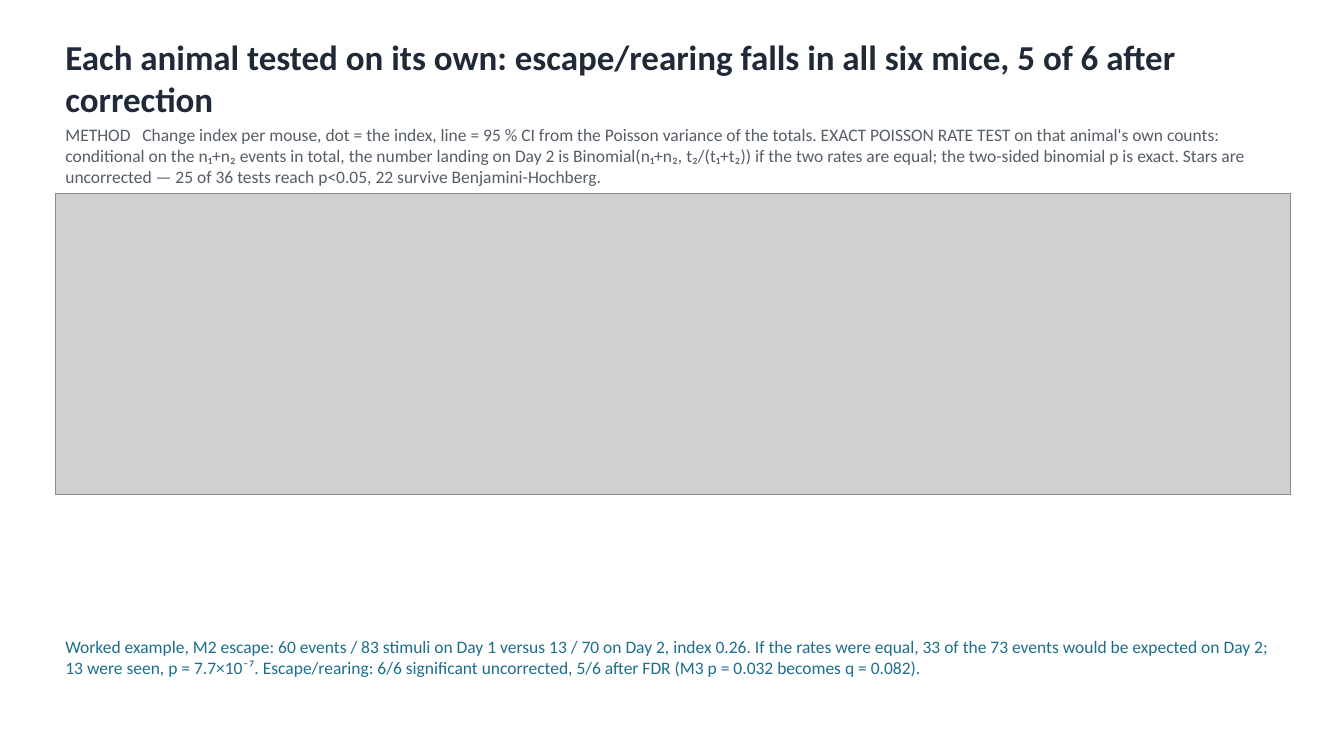
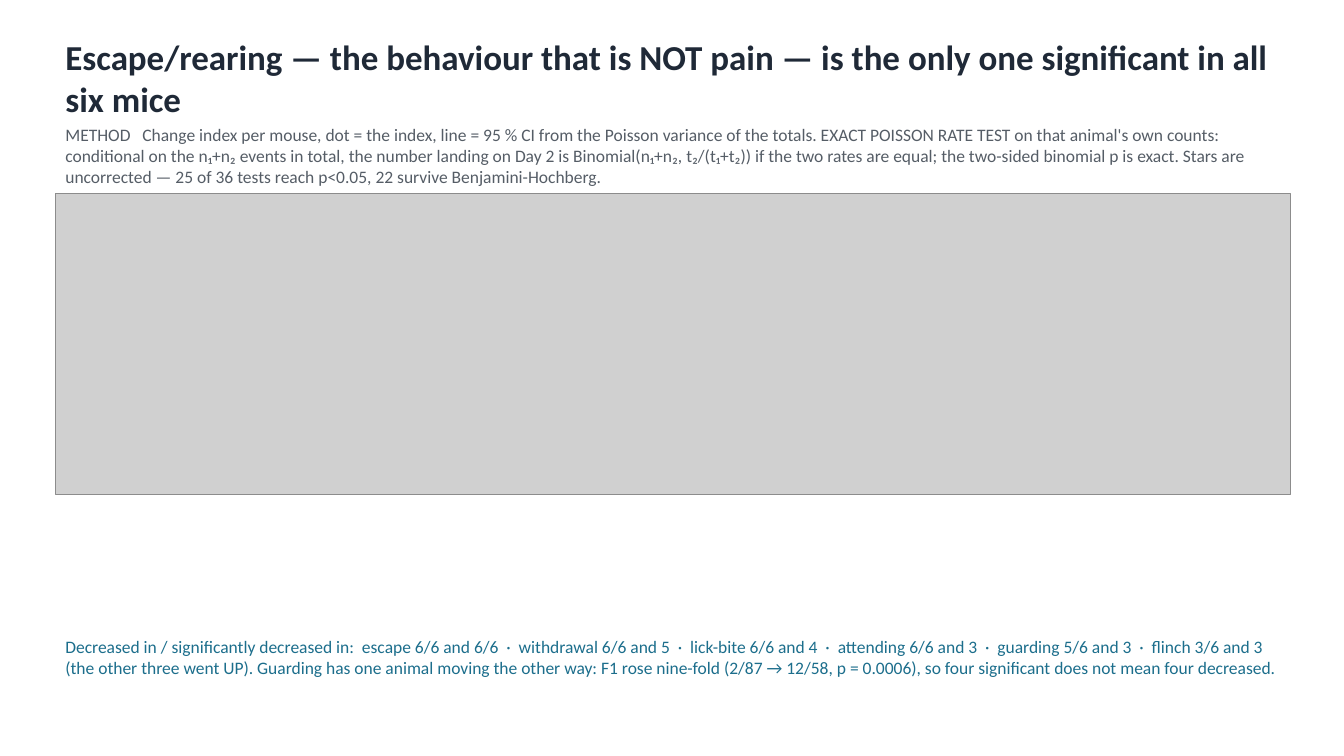
Before and after one commit to limserenahansol/painassay_withdrug, a slide deck: slide 5 of slides/mini1p_SBI553_FINAL_2026-09-03_v2.pptx. Drawn at 1344x756 pixels with LibreOffice and Linux fonts; fonts in the diff are those of the drawing; grey boxes stand for pictures. Boxes give left, top, right and bottom in pixels: in the first picture for what was removed or moved away, otherwise in the second. Text is boxed around its words. In the diff, an @@ line names an element or a change of style, - is before the commit and + after.

```diff
--- a/slides/mini1p_SBI553_FINAL_2026-09-03_v2.pptx
+++ b/slides/mini1p_SBI553_FINAL_2026-09-03_v2.pptx
@@ text at <box>65,45,1267,113</box>: text changed @@
-Each animal tested on its own: escape/rearing falls in all six mice, 5 of 6 after correction
+Escape/rearing — the behaviour that is NOT pain — is the only one significant in all six mice
@@ text at <box>65,641,1275,677</box>: text changed @@
-Worked example, M2 escape: 60 events / 83 stimuli on Day 1 versus 13 / 70 on Day 2, index 0.26. If the rates were equal, 33 of the 73 events would be expected on Day 2; 13 were seen, p = 7.7×10⁻⁷. Escape/rearing: 6/6 significant uncorrected, 5/6 after FDR (M3 p = 0.032 becomes q = 0.082).
+Decreased in / significantly decreased in: escape 6/6 and 6/6 · withdrawal 6/6 and 5 · lick-bite 6/6 and 4 · attending 6/6 and 3 · guarding 5/6 and 3 · flinch 3/6 and 3 (the other three went UP). Guarding has one animal moving the other way: F1 rose nine-fold (2/87 → 12/58, p = 0.0006), so four significant does not mean four decreased.
```
Also in this commit, not shown: 1 other slide changed, 3 other files.
